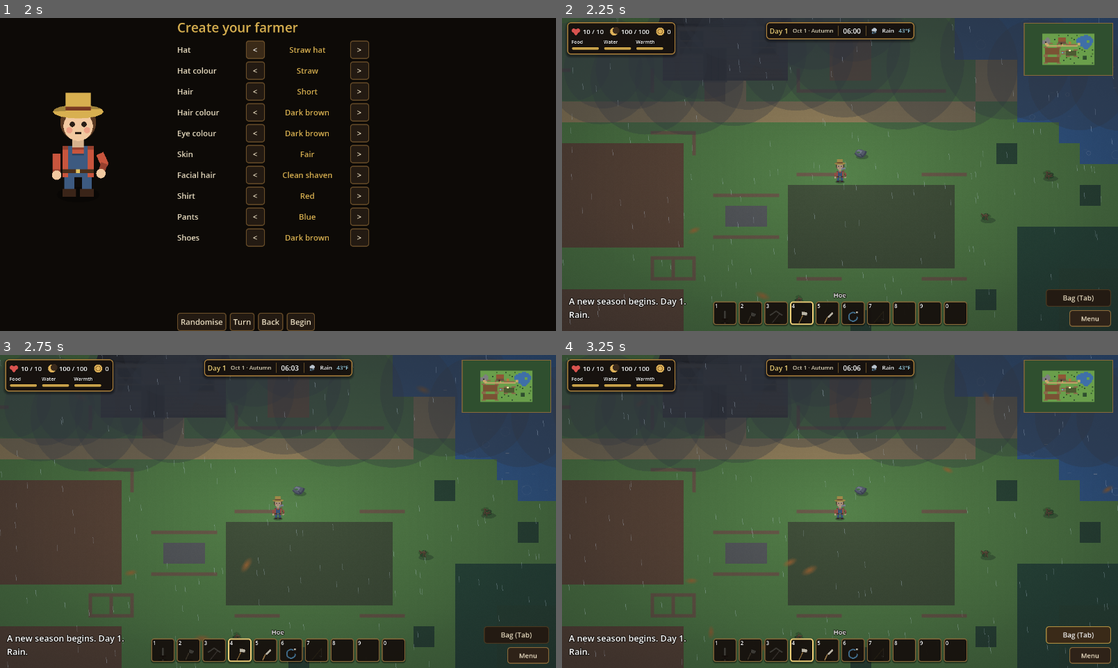
Above: before the commit, frames 1-4 (two rows, left to right).
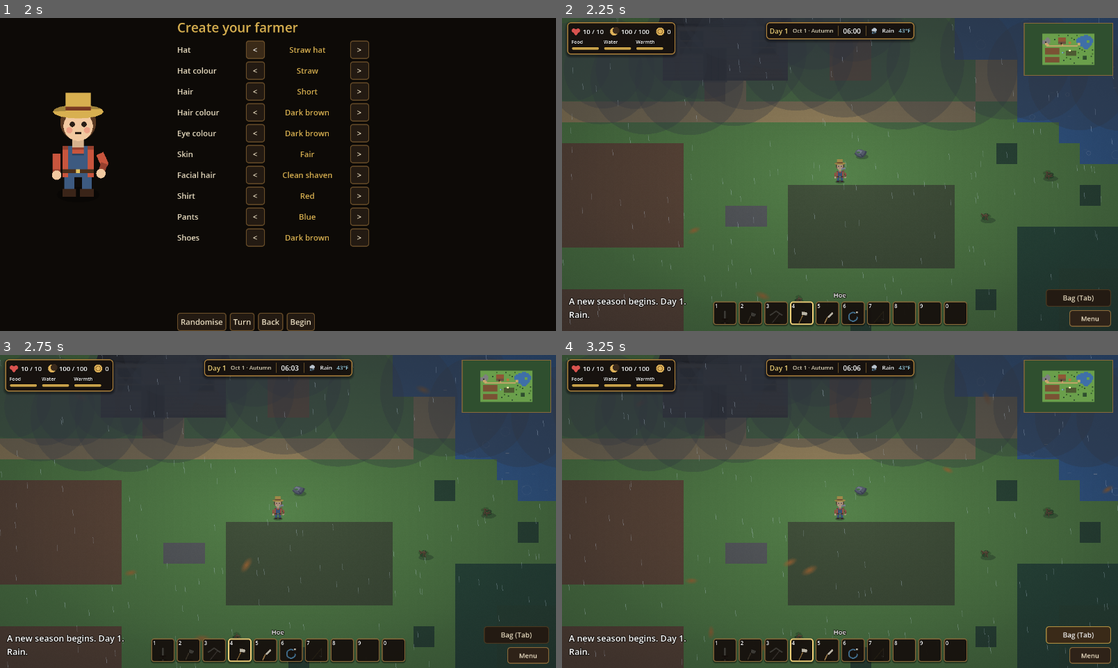
Above: after the commit, the same moments.

Repository: joshj1108/CrowCreekHollow
Game: Godot game, scene res://scenes/main.tscn
Same seed, same stepped clock (60 frames per second), same inputs: the game is played once before the commit and once after it.
Inputs:
- Up to frame 1 (2 s): click "New Game" at 0.5 s; click "Slot 1: empty" at 1.25 s
- Up to frame 2 (2.25 s): click "Begin" at 2 s
- Up to frame 3 (2.75 s): no input
- Up to frame 4 (3.25 s): click "Bag (Tab)" at 2.75 s

Frame 1 is identical in both runs. In frame 2, 0.8% of the frame differs, in the area x 16-93%, y 8-84%; in frame 3, 0.8%; in frame 4, 0.8%.

Commit message:
Remove the fences from the farm layout
The new reference image has no fences, so the grid no longer has any
fence tiles. Everything else in the layout is unchanged.

Co-Authored-By: Claude Haiku 5.5 <noreply@anthropic.com>
Claude-Session: https://claude.ai/code/session_016EvHBYyFANDWxunM27u84C

Diff:
--- a/scripts/farm_layout.gd
+++ b/scripts/farm_layout.gd
@@ -19,22 +19,22 @@
 	"..KKKK...G..OOOOOO......G.~~~~~~~~~~~~~.",
 	"KKKKKK......OOOOOO........~~~~~~~~..~~~.",
 	"KKCKKK......HHHHHH..AA....~~~~~~~~..~~~.",
-	"KKPPKXXX...XHHDHHHX.AA.....PP~~~~~~~~~..",
-	"..PPP......X..RP..XXXXXXXX.PP~~~~~~~~~..",
+	"KKPPK.......HHDHHH..AA.....PP~~~~~~~~~..",
+	"..PPP.........RP...........PP~~~~~~~~~..",
 	"...PPPPPPPPPPPPPPPPPPPPPPPP..~~~~~~~~...",
-	".XXX.......XXX.................~~~~~....",
-	"..SSSSSSSSSSSX..............G...~~~.....",
-	"..SSSSSSSSSSS.....XXX...XXX...........G.",
-	"..SSSSSSSSSSS.XXXXFFFFFFFF......G.......",
+	"...............................~~~~~....",
+	"..SSSSSSSSSSS...............G...~~~.....",
+	"..SSSSSSSSSSS.........................G.",
+	"..SSSSSSSSSSS.....FFFFFFFF......G.......",
 	"..SSSSSSSSSSS..WW.FFFFFFFF..............",
-	"..SSSSSSSSSSS.XXXXFFFFFFFF..............",
-	".XXX.......XXX....FFFFFFFF..............",
-	".XXX.......XXX....XXX...XXX....BBB...G..",
+	"..SSSSSSSSSSS.....FFFFFFFF..............",
+	"..................FFFFFFFF..............",
+	"...............................BBB...G..",
 	"..SSSSSSSSSSS..............G...BBB......",
 	"..SSSSSSSSSSS........G.........BBB......",
 	"..SSSSSSSSSSS...G.......................",
 	"..SSSSSSSSSSS...........................",
-	".XXX.......XXX..........G.............G.",
+	"........................G.............G.",
 	"........................................",
 ]
 
@@ -67,4 +67,4 @@
 # Farm tiles that the coop and barn must not be placed on, so they never overlap a building the player unlocks later.
 const RESERVED := [Vector2i(10, 5), Vector2i(25, 19), Vector2i(26, 19), Vector2i(27, 19), Vector2i(28, 19), Vector2i(29 …(276 unchanged characters)…
 # Changes whenever the layout changes. Saves record it, so a save from another layout is migrated.
-const VERSION := "fed4d86d"
+const VERSION := "e20c611b"
Not shown, changed: tools/farm_grid.txt
Not shown, changed: DESIGN.md
